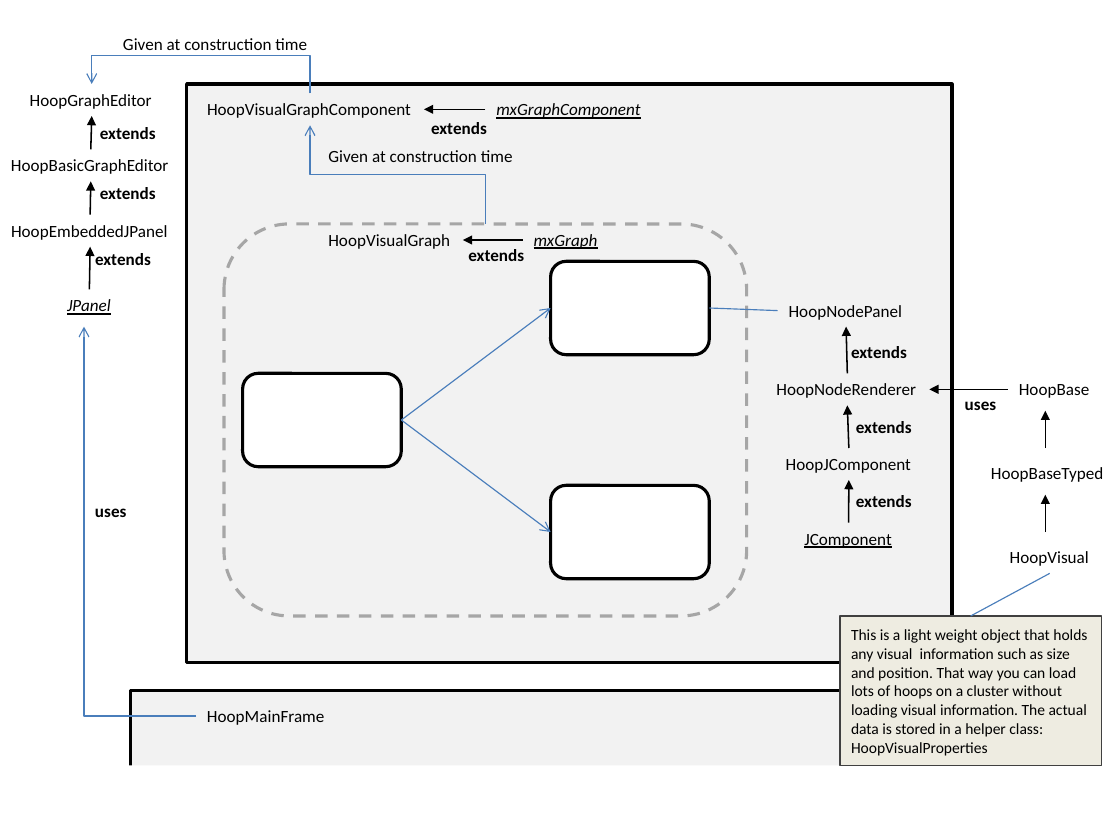
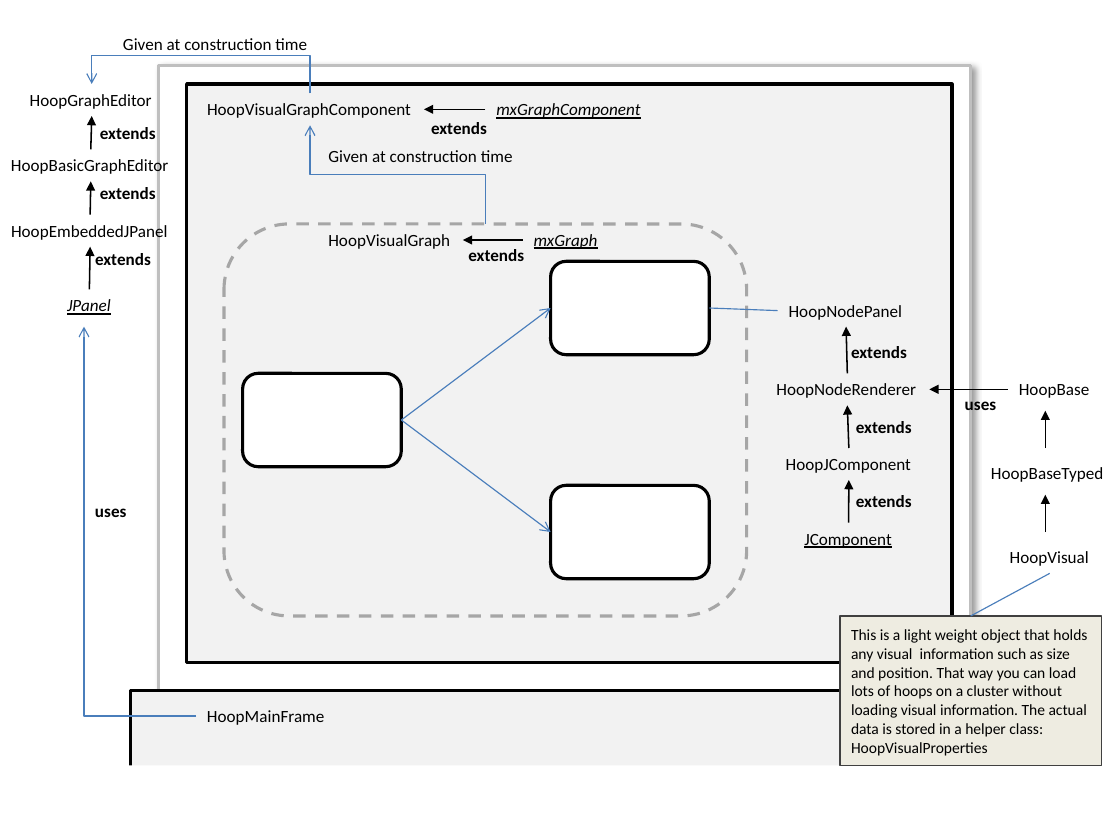
Before and after one commit to Mindtoeye/Hoop, a slide deck: slide 2 of Resources/Documentation/UML+DomainModels.pptx. Drawn at 1120x840 pixels with LibreOffice and Linux fonts; fonts in the diff are those of the drawing. Boxes give left, top, right and bottom in pixels: in the first picture for what was removed or moved away, otherwise in the second. Text is boxed around its words. In the diff, an @@ line names an element or a change of style, - is before the commit and + after.

```diff
--- a/Resources/Documentation/UML+DomainModels.pptx
+++ b/Resources/Documentation/UML+DomainModels.pptx
@@ rectangle added at (159,65,971,690), fill #FFFFFF, outline #BFBFBF 2 pt @@
```
Also in this commit, not shown: 1 other slide changed, 2 slides removed, 4 other files.
